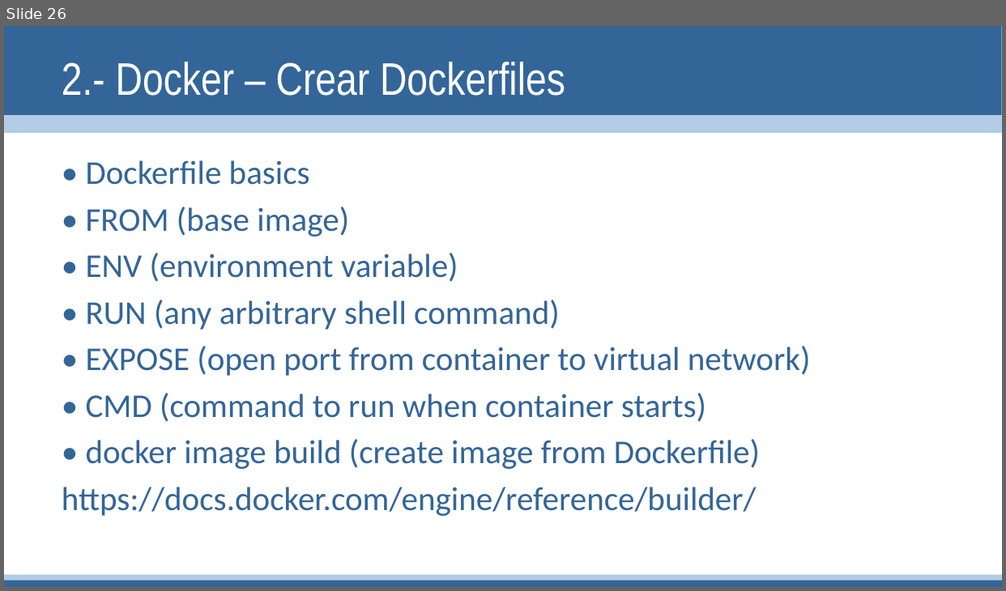
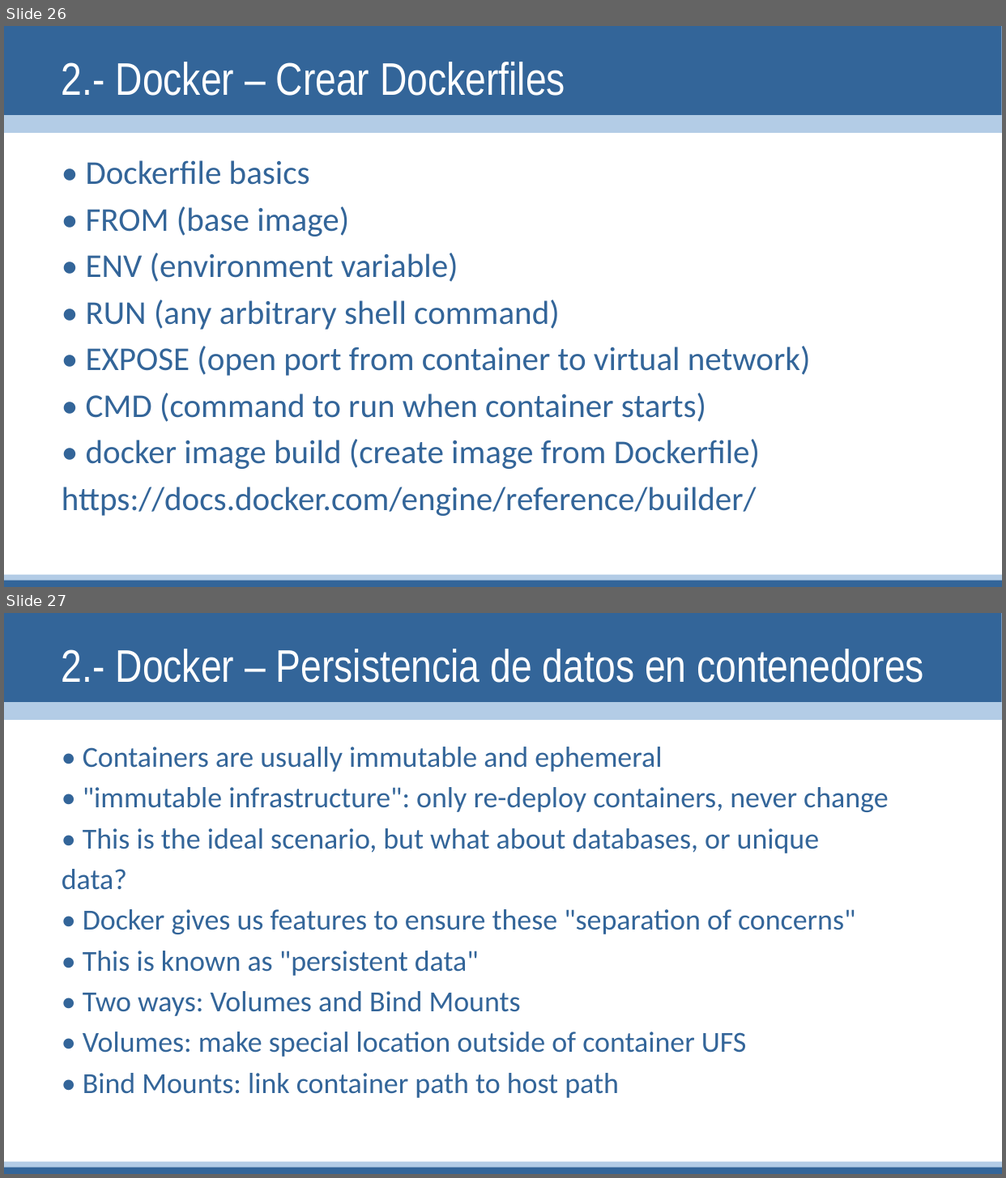
Before and after one commit to linuxsapiens/curso_kubernetes, a slide deck: Kubernetes2.pptx. Shown one above the other, each under a label of ours: slide 26 before the commit, slides 26 and 27 after it. The pictures are 1006x591 and 1006x1178 pixels, drawn with LibreOffice and Linux fonts; fonts in the diff are those of the drawing. Boxes give left, top, right and bottom in pixels: in the first picture for what was removed or moved away, otherwise in the second. Text is boxed around its words. In the diff, an @@ line names an element or a change of style, - is before the commit and + after.

Commit message:
2 docker

```diff
--- a/Kubernetes2.pptx
+++ b/Kubernetes2.pptx
@@ slide 27 added at [4, 613, 1002, 1174], background #FFFFFF; not listed: 4 template elements that a slide beside it also shows @@
@@ title added at [62, 649, 923, 683], 44 pt, text #FFFFFF @@
+2.- Docker – Persistencia de datos en contenedores
@@ text added at [62, 747, 889, 1098], 28 pt, text #336599 @@
+• Containers are usually immutable and ephemeral
+• "immutable infrastructure": only re-deploy containers, never change
+• This is the ideal scenario, but what about databases, or unique
+data?
+• Docker gives us features to ensure these "separation of concerns"
+• This is known as "persistent data"
+• Two ways: Volumes and Bind Mounts
+• Volumes: make special location outside of container UFS
+• Bind Mounts: link container path to host path
```
Also in this commit, not shown: 3 other slides added.
